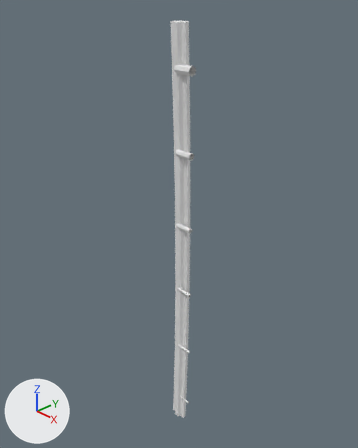
A saved change to the Blender file res/reaperForge.blend.
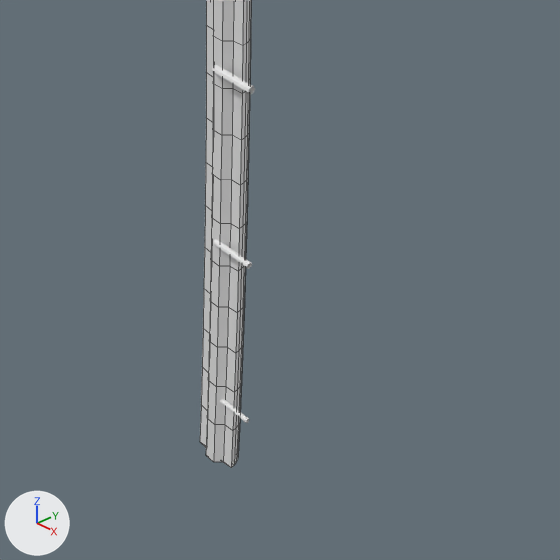
Each version is shown whole from a 50 mm camera at (3.61, -3.38, 4.96) aimed at (-0.12, 0.13, 2.44), then close up on the part from 30% to 81% of the width and 59% to 100% of the height. Every picture has the same lights, and +X, +Y and +Z are marked at lower left. The close-ups show mesh edges as thin lines.

The older version as bpy lines, for what is in view:
```python
me_nurbspath_001 = bpy.data.meshes.new('NurbsPath.001')
me_nurbspath_001.from_pydata(...)  # 690 vertices, 521 faces; spans x -0.1..0.1, y -0.03..0.15, z -0.36..4.61
me_nurbspath_001.polygons.foreach_set('use_smooth', [True] * 521)
ob_fret = bpy.data.objects.new('Fret', me_nurbspath_001)
ob_fret.location = (0.0, 0.0, 0.0)
```
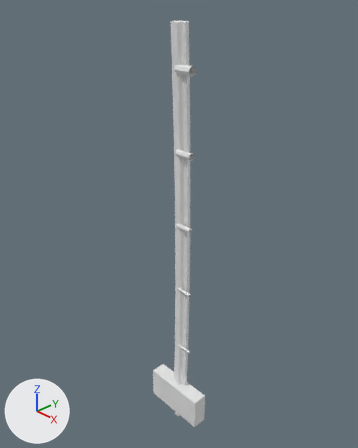
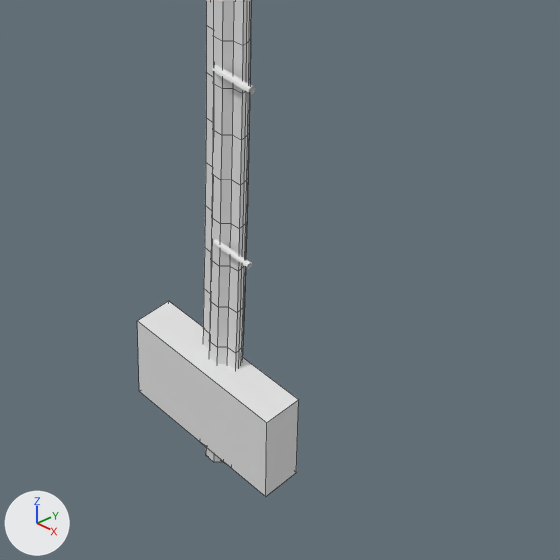
Location of each change, (x1, y1, x2, y2) in pixels of the close-ups (560 x 560 px):
'Note', added: after (137, 301, 299, 496)

What the commit changed:
Mesh me_cube is new.
It is a box spanning x -0.403..0.403, y -0.092..0.092, z -0.207..0.207.
Object 'Note' (ob_note) is new; it shows me_cube.
Its location is (0.0, 0.0, 0.0).
